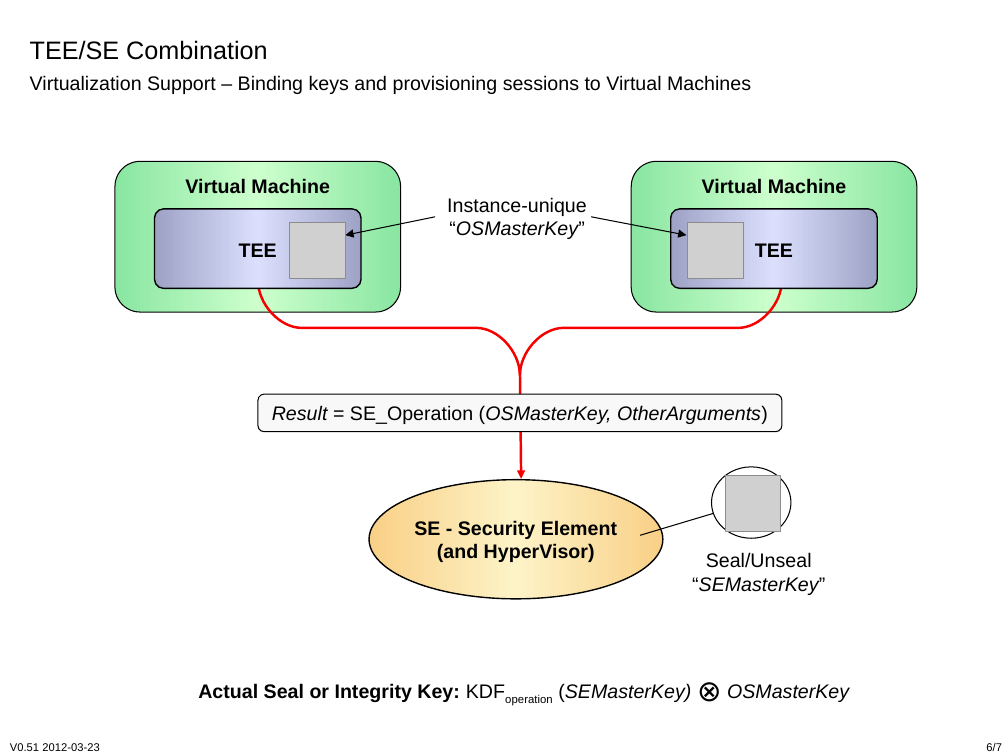
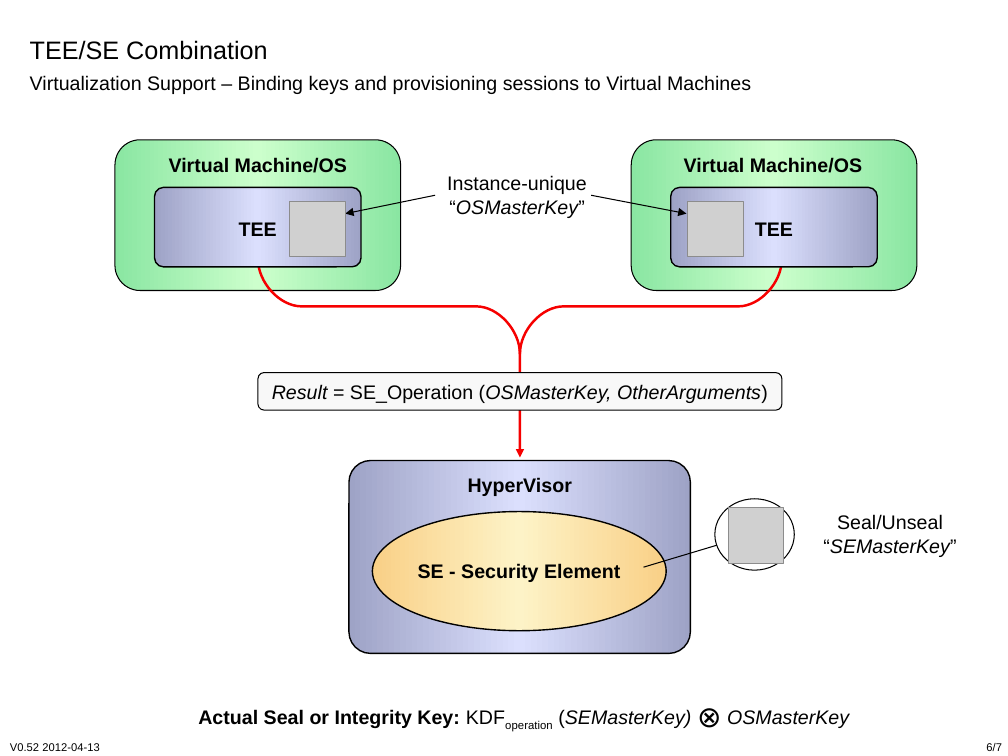
Before and after one commit to cyberphone/openkeystore.old, a slide deck: slide 6 of trunk/resources/docs/tee-se-combo.ppt. Drawn at 1008x756 pixels with LibreOffice and Linux fonts; fonts in the diff are those of the drawing; grey boxes stand for pictures. Boxes give left, top, right and bottom in pixels: in the first picture for what was removed or moved away, otherwise in the second. Text is boxed around its words. In the diff, an @@ line names an element or a change of style, - is before the commit and + after.

```diff
--- a/trunk/resources/docs/tee-se-combo.ppt
+++ b/trunk/resources/docs/tee-se-combo.ppt
@@ text at bbox=[169, 157, 347, 173]: text changed @@
-Virtual Machine
+Virtual Machine/OS
@@ text at bbox=[684, 157, 862, 173]: text changed @@
-Virtual Machine
+Virtual Machine/OS
@@ 5 rounded rectangles, 3 texts, 3 arrows, 2 pictures, 1 freeform shape: place and size @@
-5 rounded rectangles, 3 texts, 3 arrows, 2 pictures, 1 freeform shape at bbox=[115, 161, 916, 479]
+5 rounded rectangles, 3 texts, 3 arrows, 2 pictures, 1 freeform shape at bbox=[115, 140, 916, 458]
@@ rounded rectangle added at bbox=[349, 461, 690, 653], fill gradient #9EA3C6 to #DBDFFD, outline #000000 0.99 pt @@
@@ text added at bbox=[468, 477, 572, 496], 14 pt, text #000000, bold @@
+HyperVisor
@@ text "Seal/Unseal “SEMasterKey”": place and size @@
-text "Seal/Unseal “SEMasterKey”" at bbox=[692, 552, 825, 595]
+text "Seal/Unseal “SEMasterKey”" at bbox=[823, 514, 956, 557]
@@ text in ellipse at bbox=[437, 543, 595, 562]: paragraph removed @@
-(and HyperVisor)
@@ 2 ellipses, 1 picture, 1 line: place and size @@
-2 ellipses, 1 picture, 1 line at bbox=[369, 467, 791, 599]
+2 ellipses, 1 picture, 1 line at bbox=[372, 499, 794, 630]
@@ text "Actual Seal or Integrity Key: ...": place and size @@
-text "Actual Seal or Integrity Key: ..." at bbox=[198, 683, 849, 702]
+text "Actual Seal or Integrity Key: ..." at bbox=[198, 709, 849, 728]
@@ text at bbox=[10, 743, 99, 751]: text changed @@
-V0.51 2012-03-23
+V0.52 2012-04-13
```
Also in this commit, not shown: 6 other slides changed, 1 other file.
